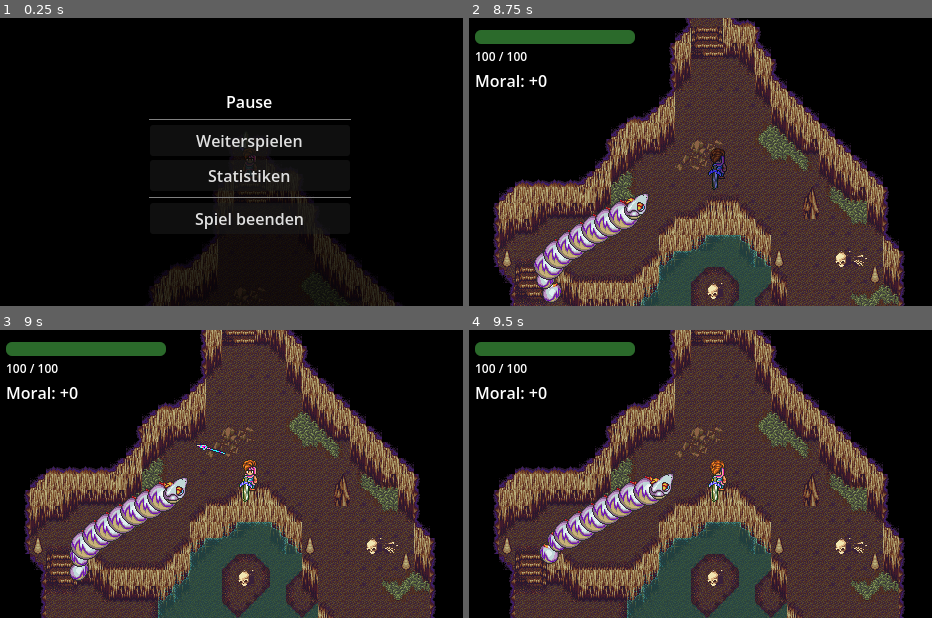
Above: before the commit, frames 1-4 (two rows, left to right).
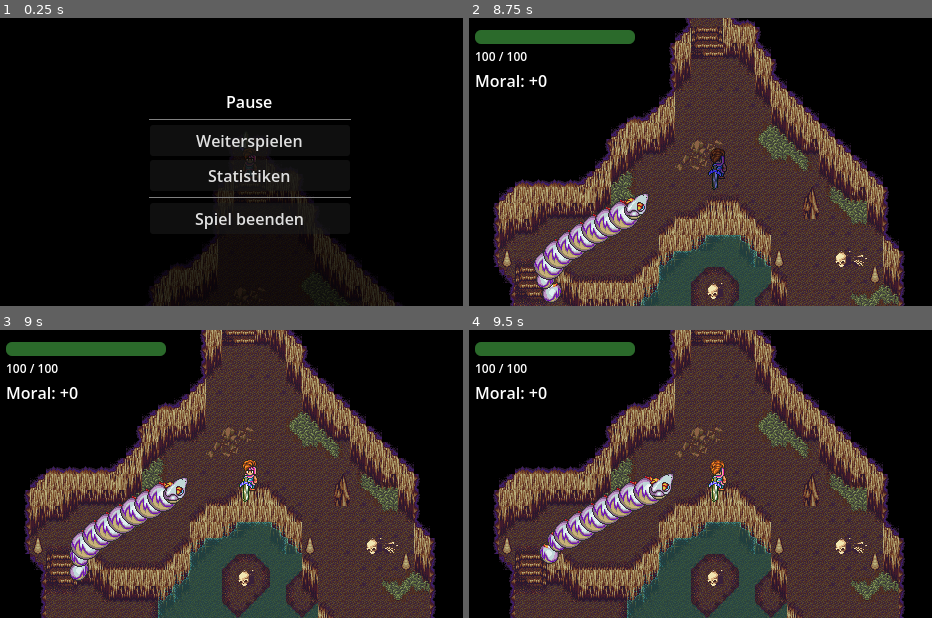
Above: after the commit, the same moments.

Repository: SpicyIcy1/Roguelike-Game
Game: Godot game, scene res://scenes/DragonWorm/Room_boss_fight.tscn
The game is run twice, just before and just after one commit, with the same random seed, the same clock (stepped at 60 frames per second) and the same inputs. This scene is started directly instead of the project's main scene.
Inputs (mouse positions are in pixels of both pictures, inside the frame that each line leads up to):
- Up to frame 1 (0.25 s): no input
- Up to frame 2 (8.75 s): click "Weiterspielen" at 0.5 s; move the mouse to (691, 219) at 1.27 s; hold Up (ui_up) 1.28-2 s; tap Q (DevMode) at 1.35, 5.85 s; click (691, 219) at 1.42 s; drag from (871, 205) to (714, 170) at 2.02 s; tap Enter at 2.75 s; move the mouse to (566, 118) at 2.77 s; hold Left (ui_left) 2.78-3.5 s; tap Space (attack) at 2.85, 7.35 s; drag from (746, 162) to (566, 118) at 3.52 s; move the mouse to (640, 90) at 4.27 s; hold Down (ui_down) 4.28-5 s; tap E (Wurf einer Waffe) at 4.35 s; drag from (830, 147) to (728, 176) at 5.02 s; move the mouse to (617, 176) at 5.77 s; hold Up (ui_up) 5.78-6.5 s; click (617, 176) at 5.92 s; drag from (769, 98) to (566, 280) at 6.52 s; move the mouse to (691, 219) at 7.27 s; hold Right (ui_right) 7.28-8 s; drag from (871, 205) to (561, 251) at 8.02 s
- Up to frame 3 (9 s): move the mouse to (97, 430) at 8.77 s; hold Down (ui_down) from 8.78 s (still down); tap E (Wurf einer Waffe) at 8.85 s
- Up to frame 4 (9.5 s): keep holding Down (ui_down)

Frames 1-2 are identical in both runs. In frame 3, less than 0.1% of the frame differs, in the area x 42-49%, y 39-44%; in frame 4, nothing differs.

Commit message:
Speer + Chest modified
Speer collisionshape verbessert und die truhe gibt jetzt den speer als equipment

Diff:
--- /dev/null
+++ b/info/scenes/chest.tscn
@@ -0,0 +1,16 @@
+[gd_scene format=3 uid="uid://by60s6wapj7se"]
+
+[ext_resource type="Script" path="res://scripts/chest.gd" id="1_chest"]
+
+[sub_resource type="RectangleShape2D" id="RectangleShape2D_body"]
+size = Vector2(24, 24)
+
+[node name="Chest" type="Area2D" unique_id=1835488252]
+collision_layer = 0
+collision_mask = 2
+script = ExtResource("1_chest")
+
+[node name="CollisionShape2D" type="CollisionShape2D" parent="." unique_id=1532613061]
+shape = SubResource("RectangleShape2D_body")
+
+[connection signal="body_entered" from="." to="." method="_on_body_entered"]
--- a/info/scripts/player.gd
+++ b/info/scripts/player.gd
@@ -32,7 +32,6 @@
 	get_window().grab_focus() #Damit ich nicht immer "w" in den Code editor schreibe wenn ich das Spiel starte
 
 	add_child(EscMenu.new())
-	equip_item(ThrowingSpearItem.new())
 
 @warning_ignore("unused_parameter")
 func _physics_process(delta: float) -> void:
--- a/info/scripts/truhe.gd
+++ b/info/scripts/truhe.gd
@@ -11,6 +11,9 @@
 func open():
 	$Sprite2D.region_rect = Rect2(Vector2(20,0), Vector2(20,27))
 	PlayerData.add_morality(5)
+	var player = get_tree().get_first_node_in_group("Player")
+	if player and player.has_method("equip_item"):
+		player.equip_item(ThrowingSpearItem.new())
 
 func close():
 	$Sprite2D.region_rect = Rect2(Vector2(0,0), Vector2(20,27))
Binary file added: info/assets/RPG Chests.png
Not shown, added: info/assets/RPG Chests.png.import
